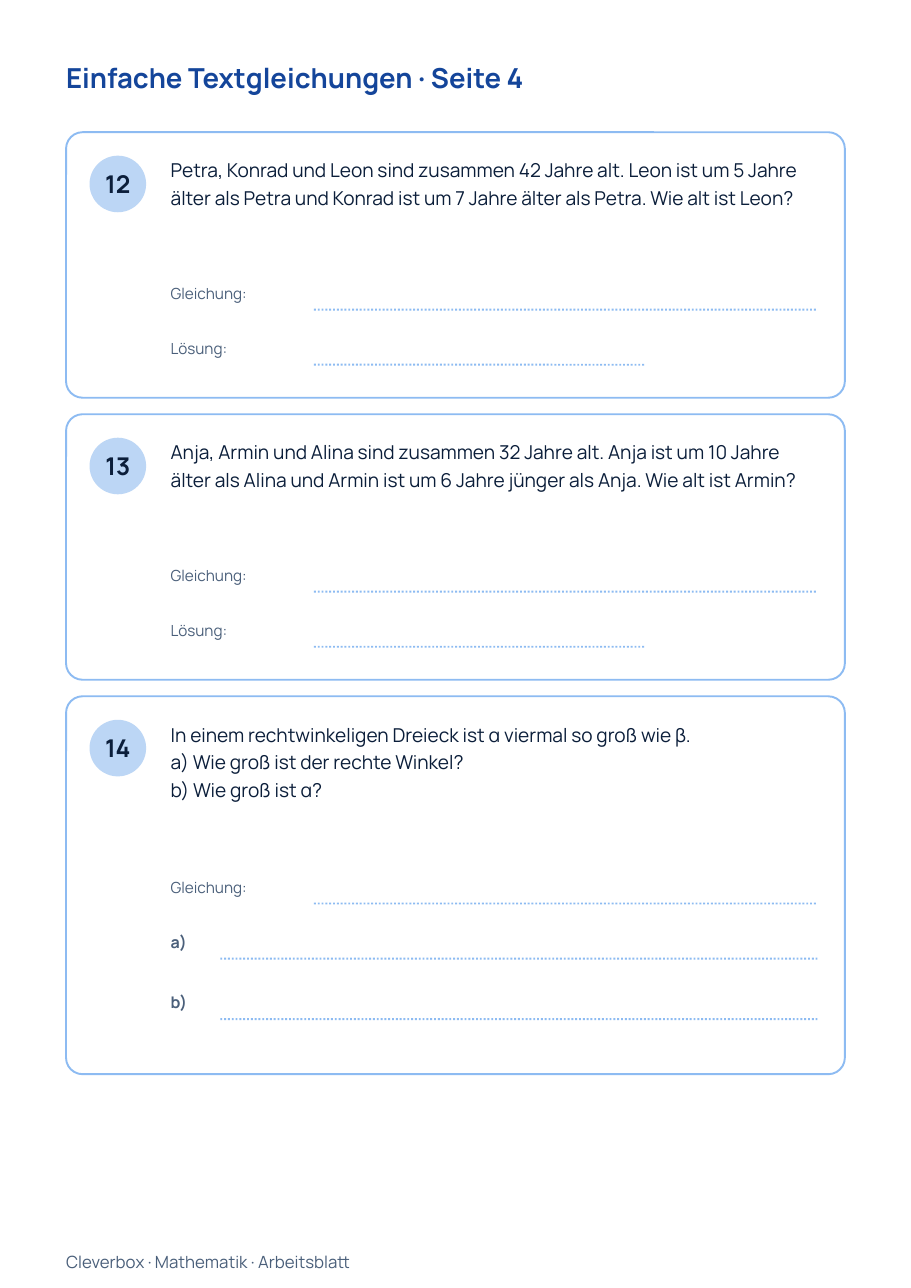
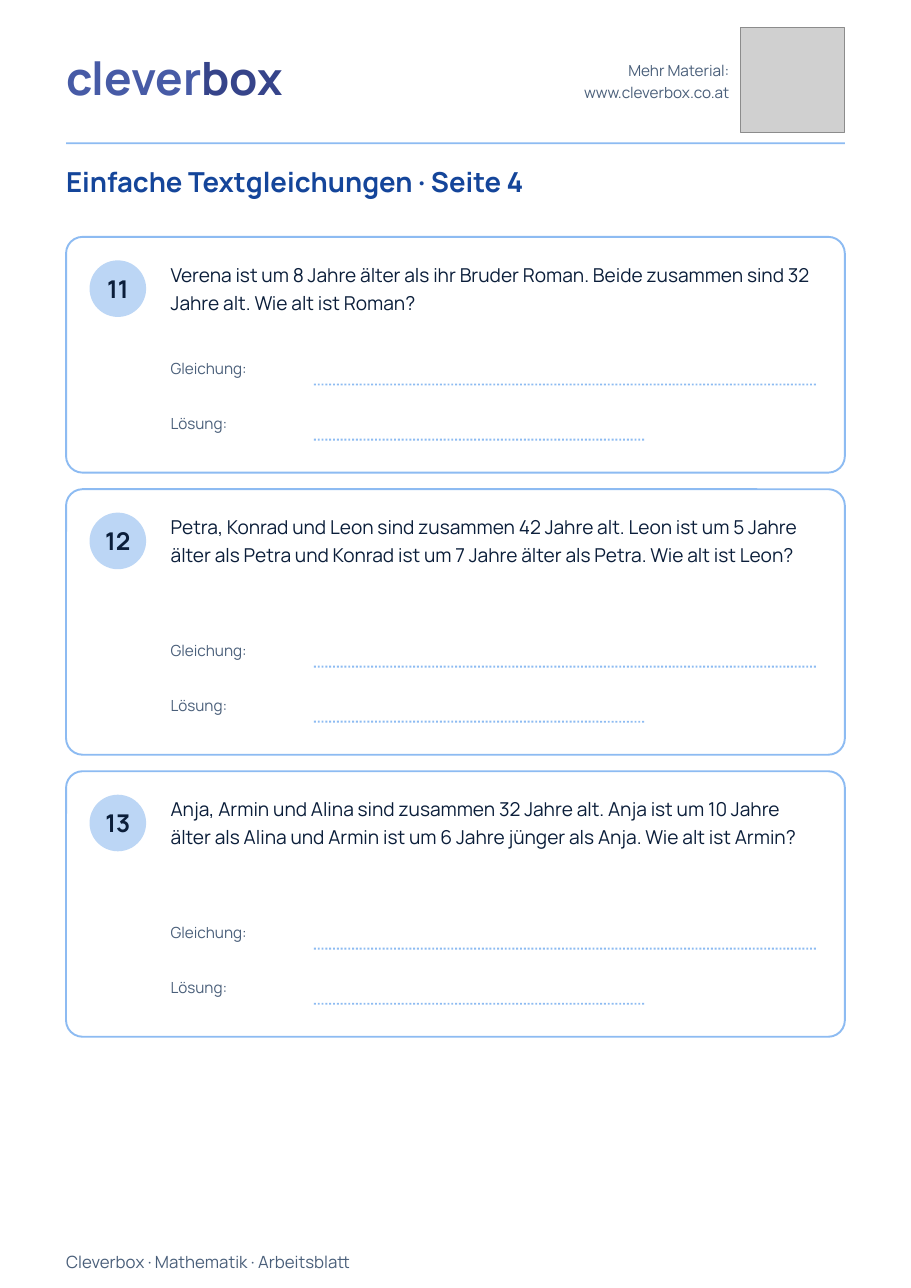
Before and after one commit to arminheske/claudecloud, a slide deck: slide 4 of videoslides/arbeitsblatt-textgleichungen-a4.pptx. Drawn at 911x1288 pixels with LibreOffice and Linux fonts; fonts in the diff are those of the drawing; grey boxes stand for pictures. Boxes give left, top, right and bottom in pixels: in the first picture for what was removed or moved away, otherwise in the second. Text is boxed around its words. In the diff, an @@ line names an element or a change of style, - is before the commit and + after.

```diff
--- a/videoslides/arbeitsblatt-textgleichungen-a4.pptx
+++ b/videoslides/arbeitsblatt-textgleichungen-a4.pptx
@@ picture added at (740,28,845,132) @@
@@ text added at (66,61,283,96), 30 pt, text #475BA6, bold @@
+cleverbox
@@ text added at (584,65,730,98), 10 pt, text #4A5F7A @@
+Mehr Material:
+www.cleverbox.co.at
@@ line added from (66, 143) to (845, 143), #8DBBF2 1.25 pt @@
@@ text "Einfache Textgleichungen · Seite 4": place and size @@
-text "Einfache Textgleichungen · Seite 4" at (66,67,524,95)
+text "Einfache Textgleichungen · Seite 4" at (66,171,524,199)
@@ rounded rectangle at (66,237,845,473): proportions changed @@
@@ rounded rectangle: place and size @@
-rounded rectangle at (66,132,845,398)
+rounded rectangle at (66,237,845,473)
@@ ellipse: place and size @@
-ellipse at (90,156,145,212)
+ellipse at (90,261,145,316)
@@ text added at (171,268,809,311), 12.5 pt, text #0B1E3A @@
+Verena ist um 8 Jahre älter als ihr Bruder Roman. Beide zusammen sind 32 Jahre alt. Wie alt ist Roman?
@@ text added at (107,280,128,298), 16 pt, text #0B1E3A, bold @@
+11
@@ 4 texts, 4 lines, 2 ellipses, 1 rounded rectangle: place and size @@
-4 texts, 4 lines, 2 ellipses, 1 rounded rectangle at (66,288,845,776)
+4 texts, 4 lines, 2 ellipses, 1 rounded rectangle at (66,363,845,850)
@@ text removed at (105,739,131,757) @@
-14
@@ text removed at (171,728,691,802) @@
-In einem rechtwinkeligen Dreieck ist α viermal so groß wie β.
-a) Wie groß ist der rechte Winkel?
-b) Wie groß ist α?
@@ rounded rectangle: place and size @@
-rounded rectangle at (66,696,845,1074)
+rounded rectangle at (66,771,845,1037)
@@ rounded rectangle at (66,771,845,1037): proportions changed @@
@@ 4 texts: place and size @@
-4 texts at (105,163,797,492)
+4 texts at (105,520,797,849)
@@ text "Gleichung:": place and size @@
-text "Gleichung:" at (171,882,247,897)
+text "Gleichung:" at (171,927,247,942)
@@ line removed from (314, 903) to (817, 903) @@
@@ text removed at (171,934,187,951) @@
-a)
@@ line moved from (220, 1019) - (817, 1019) to (314, 948) - (817, 948) @@
@@ text added at (171,982,227,997), 10 pt, text #4A5F7A @@
+Lösung:
@@ text removed at (171,994,187,1011) @@
-b)
@@ line moved from (220, 958) - (817, 958) to (314, 1004) - (644, 1004) @@
```
Also in this commit, not shown: 4 other slides changed, 4 other files.
